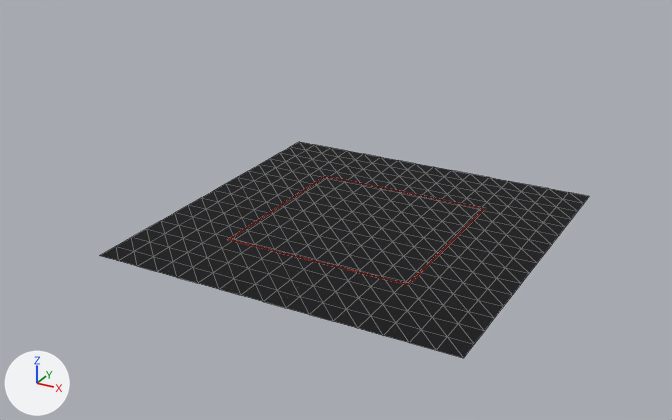
One commit to the glTF model Game.Engine/wwwroot/public/assets/base/models.backup/ffa.glb: the scene before it, then after it.
Before and after are seen from a 50 mm camera at (2067.0, -4040.0, 2066.0) aimed at (-89.0, -120.0, 106.0). Lighting does not change. The marker at lower left points along +X, +Y and +Z. Mesh edges are drawn as thin lines. Where no turn or scale is listed for an object, it has been applied to the vertices. Vertices at the same position are counted once.

Objects in the first picture: 'bg', 'edge'.
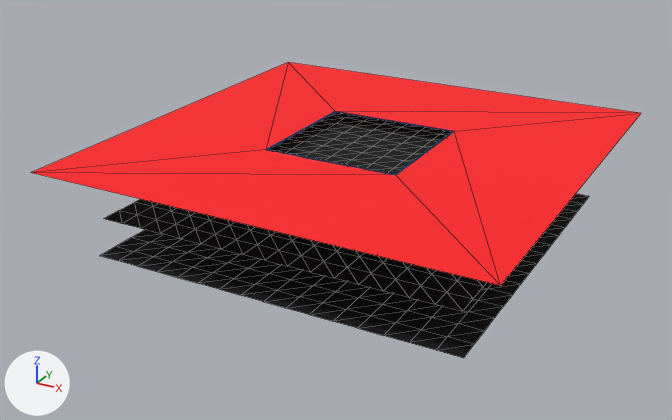
The newer file is also rescaled (x1.772), turned or shifted as a whole; pictures and numbers use the older file's frame.

What differs and where, as boxes [x1, y1, x2, y2] in the pictures (672 x 420 px):
'edge.001', added (red)
    after: [31, 62, 641, 286]
'bg.001', added (black)
    after: [104, 199, 487, 311]
'bg.002', added (black)
    after: [268, 112, 452, 174]
'edge', surface changed, moved, rescaled (27% narrower, 41% shorter)
    before: [228, 176, 486, 285]
    after: [266, 111, 454, 175]
'bg', unchanged, covered by the edit
    before: [100, 142, 589, 358]
    after: [100, 194, 589, 358]

Patch to the scene script:
```diff
--- a/Game.Engine/wwwroot/public/assets/base/models.backup/ffa.glb.py
+++ b/Game.Engine/wwwroot/public/assets/base/models.backup/ffa.glb.py
@@ img_colors @@
-img_colors = load_image('colors', '_unpacked/colors', 512, 128, 'sRGB')
+img_colors = load_image('colors', '_unpacked/colors', 512, 256, 'sRGB')
@@ img_bg_stars @@
+img_bg_stars = load_image('bg_stars', '_unpacked/bg_stars', 512, 512, 'sRGB')
@@ mat_redborder @@
+mat_redborder = principled_material('redborder')
+mat_redborder.texture = img_colors
+mat_redborder.roughness = 1.0
@@ mat_bg_stars @@
+mat_bg_stars = principled_material('bg_stars')
+mat_bg_stars.texture = img_bg_stars
+mat_bg_stars.roughness = 1.0
@@ me_cube_013 @@
 me_cube_013.from_pydata(...)  # 128 vertices, 128 faces; spans x -522.0..522.0, y -522.0..522.0, z 0.0
 # used by ob_edge; location = (0.0, 0.0, 0.0); scale = (0.98, 0.98, 1.0)
+# me_cube_013 part 1: texture (UV) coordinates of 128 of 128 faces, centred in x -522.0..522.0, y -522.0..522.0, z 0.0, changed; they spanned u 0.39..0.41, v 0.93..0.93 and now span u 0.09..0.09, v 0.77..0.86
 me_cube_013.materials.append(mat_assets_base_models_colors_png)
@@ me_cube_003 @@
+me_cube_003.from_pydata(...)  # 8 vertices, 8 faces; spans x -1156.0..1156.0, y -1156.0..1156.0, z 0.0
+me_cube_003.materials.append(mat_redborder)  # picture img_colors
@@ me_cube_002 @@
+me_cube_002.from_pydata(...)  # 289 vertices, 512 faces; spans x -940.0..940.0, y -940.0..940.0, z 115.0
+me_cube_002.materials.append(mat_bg_stars)  # picture img_bg_stars
@@ me_cube_006 @@
+me_cube_006.from_pydata(...)  # 289 vertices, 512 faces; spans x -940.0..940.0, y -940.0..940.0, z 115.0
+me_cube_006.materials.append(mat_bg_stars)  # picture img_bg_stars
@@ ob_edge @@
 ob_edge = bpy.data.objects.new('edge', me_cube_013)
-ob_edge.location = (0.0, 0.0, 0.0)
-ob_edge.scale = (0.98, 0.98, 1.0)
+ob_edge.location = (0.0, 0.0, 470.0)
+ob_edge.scale = (0.691, 0.691, 0.57)
@@ ob_edge_001 @@
+ob_edge_001 = bpy.data.objects.new('edge.001', me_cube_003)
+ob_edge_001.location = (0.0, 0.0, 470.0)
@@ ob_bg_001 @@
+ob_bg_001 = bpy.data.objects.new('bg.001', me_cube_002)
+ob_bg_001.location = (0.0, 0.0, 80.0)
@@ ob_bg_002 @@
+ob_bg_002 = bpy.data.objects.new('bg.002', me_cube_006)
+ob_bg_002.location = (0.0, 0.0, 286.0)
```
